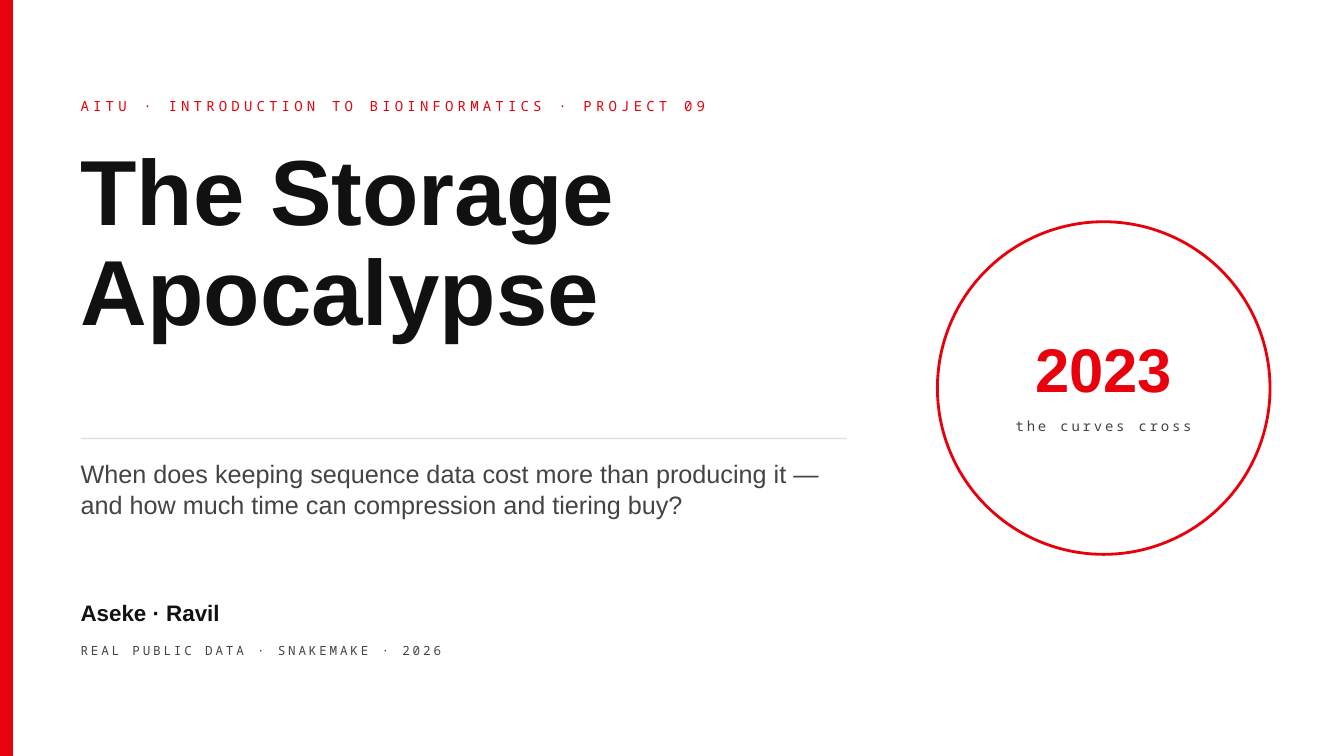
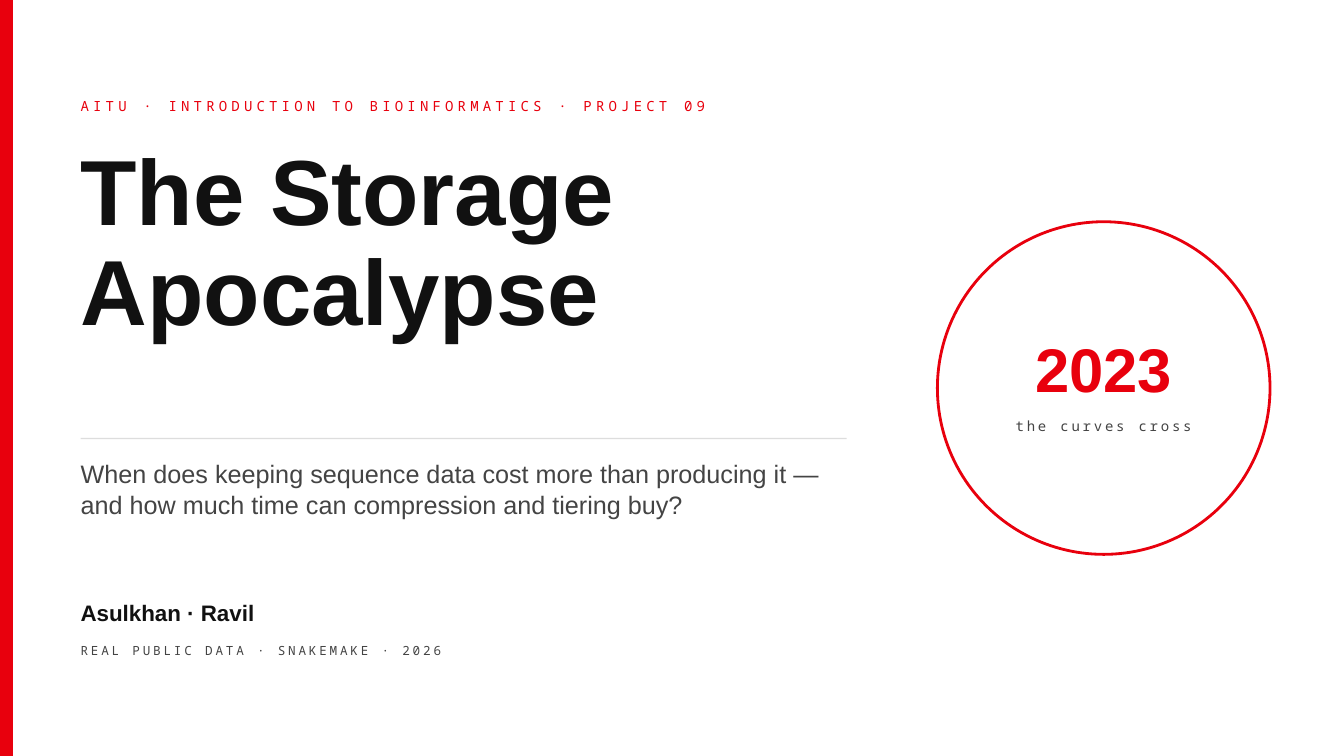
Before and after one commit to Aseke4867/BioStorageApoc, a slide deck: slide 1 of report/presentation.pptx. Drawn at 1344x756 pixels with LibreOffice and Linux fonts; fonts in the diff are those of the drawing. Boxes give left, top, right and bottom in pixels: in the first picture for what was removed or moved away, otherwise in the second. Text is boxed around its words. In the diff, an @@ line names an element or a change of style, - is before the commit and + after.

```diff
--- a/report/presentation.pptx
+++ b/report/presentation.pptx
@@ text at [81,604,254,622]: text changed @@
-Aseke · Ravil
+Asulkhan · Ravil
```
Also in this commit, not shown: 2 other files.
